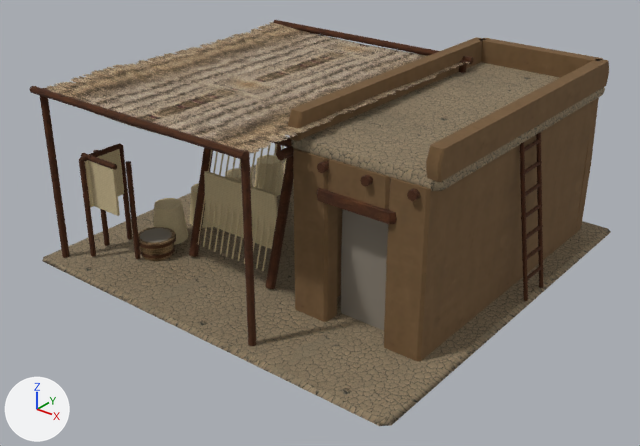
The glTF model assets/3d/sumer-buildings/weaver.glb: old version first, new version second.
Rendered twice from a 50 mm lens placed at (6.33, -8.23, 5.36), pointed at (0.06, -0.39, 0.5). The axes (+X, +Y, +Z) are drawn at lower left. The lights are the same throughout. The first picture is the older version. Vertices at exactly the same position are counted once.

Names of what the first picture shows: 'weaver-0', 'weaver-1', 'weaver-2', 'weaver-3', 'weaver-5', 'weaver-6', 'weaver-7', 'weaver-8'.
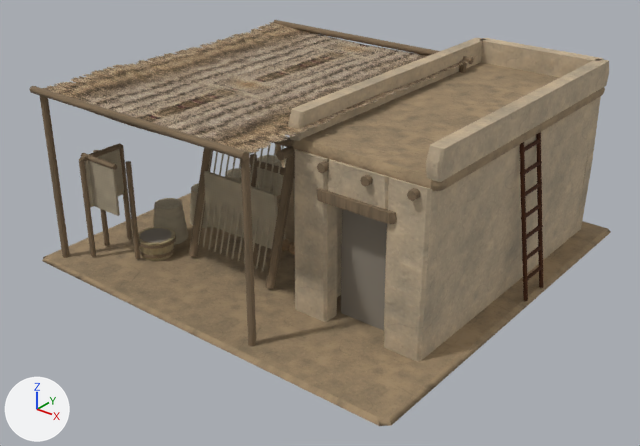
Boxes (x1, y1, x2, y2) around the edits, measured in the pictures (640 x 446 px; the box of a moved part takes in the faces that stretch with it):
'weaver-1', recoloured (lighter)
    both: (288, 38, 609, 361)
'weaver-0', recoloured
    both: (42, 62, 611, 426)
'weaver-7', recoloured (lighter)
    both: (138, 227, 175, 261)
'workshop-weaver-courtyard-raw', added (mostly hidden)
    after: (282, 238, 295, 255)
part 1 of me_mesh_3, added
    after: (250, 154, 260, 267)
part 2 of me_mesh_3, added (mostly hidden)
    after: (254, 160, 295, 179)
part 3 of me_mesh_3, recoloured
    both: (29, 20, 474, 346)
part 4 of me_mesh_6, added
    after: (293, 179, 295, 243)
part 5 of me_mesh_6, recoloured
    before: (85, 144, 294, 269)
    after: (85, 144, 287, 269)
part 6 of me_mesh_8, moved or reshaped
    both: (519, 132, 543, 301)

Patch to the scene script:
```diff
--- a/assets/3d/sumer-buildings/weaver.glb.py
+++ b/assets/3d/sumer-buildings/weaver.glb.py
@@ mat_courtyard_reed @@
+mat_courtyard_reed = bpy.data.materials.new('courtyard-reed')
+# colours: beige #b4a27b
+# uses the picture img_assets_3d_textures_courtyard_reed_color_jpg
+# uses the picture img_assets_3d_textures_courtyard_reed_normal_jpg
@@ mat_courtyard_cloth @@
+mat_courtyard_cloth = bpy.data.materials.new('courtyard-cloth')
+# colours: beige #b9ac91
+# uses the picture img_assets_3d_textures_courtyard_cloth_color_jpg
+# uses the picture img_assets_3d_textures_courtyard_cloth_normal_jpg
@@ mat_courtyard_wood @@
+mat_courtyard_wood = bpy.data.materials.new('courtyard-wood')
+# colours: brown #8a755b
+# uses the picture img_assets_3d_textures_courtyard_wood_color_jpg
+# uses the picture img_assets_3d_textures_courtyard_wood_normal_jpg
@@ mat_courtyard_plaster @@
+mat_courtyard_plaster = bpy.data.materials.new('courtyard-plaster')
+# colours: beige #ccb79a
+# uses the picture img_assets_3d_textures_courtyard_plaster_color_jpg
+# uses the picture img_assets_3d_textures_courtyard_plaster_normal_jpg
@@ mat_courtyard_earth @@
+mat_courtyard_earth = bpy.data.materials.new('courtyard-earth')
+# colours: beige #a58d6e
+# uses the picture img_assets_3d_textures_courtyard_earth_color_jpg
+# uses the picture img_assets_3d_textures_courtyard_earth_normal_jpg
@@ mat_courtyard_raw @@
+mat_courtyard_raw = bpy.data.materials.new('courtyard-raw')
+# colours: brown #ab8b68
+# uses the picture img_assets_3d_textures_courtyard_plaster_color_jpg
+# uses the picture img_assets_3d_textures_courtyard_plaster_normal_jpg
@@ me_mesh_0 @@
 me_mesh_0.from_pydata(...)  # 48 vertices, 88 faces; spans x -2.69..2.69, y -2.69..2.69, z 0.0..2.11
-me_mesh_0.materials.append(mat_alluvial_earth)
+me_mesh_0.materials.append(mat_courtyard_earth)
@@ me_mesh_1 @@
-me_mesh_1.from_pydata(...)  # 216 vertices, 396 faces; spans x 0.57..2.43, y -1.62..2.42, z 0.0..2.4
-me_mesh_1.materials.append(mat_warm_clay_plaster)
+me_mesh_1.from_pydata(...)  # 216 vertices, 396 faces; spans x 0.57..2.43, y -1.63..2.43, z 0.0..2.4
+# edits to the shape of me_mesh_1 do not show in these pictures
+me_mesh_1.materials.append(mat_courtyard_plaster)
@@ me_mesh_3 @@
-me_mesh_3.from_pydata(...)  # 466 vertices, 836 faces; spans x -2.52..2.25, y -2.56..2.48, z 0.0..2.29
+me_mesh_3.from_pydata(...)  # 556 vertices, 996 faces; spans x -2.52..2.25, y -2.56..2.48, z 0.0..2.29
+# me_mesh_3 part 1: a new loose piece of 18 vertices spanning x -0.53..-0.34, y -1.16..-0.94, z 0.04..1.46, in mat_courtyard_wood
+# me_mesh_3 part 2: a new loose piece of 18 vertices spanning x -0.57..0.55, y -1.03..-0.93, z 1.32..1.43, in mat_courtyard_wood
+# me_mesh_3 part 3: 836 faces spanning x -2.52..2.25, y -2.56..2.48, z 0.0..2.29 switch from mat_worn_timber to mat_courtyard_wood
+# other edits to the shape of me_mesh_3 do not show in these pictures
@@ me_mesh_6 @@
-me_mesh_6.from_pydata(...)  # 642 vertices, 1144 faces; spans x -2.21..0.31, y -2.21..1.64, z 0.02..1.7
+me_mesh_6.from_pydata(...)  # 732 vertices, 1304 faces; spans x -2.21..0.32, y -2.21..1.64, z 0.02..1.7
+# me_mesh_6 part 4: a new loose piece, an 8-sided cut cone along z (radius 0.011 at the low end, 0.012 at the high end) spanning x 0.131..0.154, y -0.987..-0.963, z 0.47..1.38, in mat_courtyard_cloth
+# me_mesh_6 part 5: 1144 faces spanning x -2.21..0.31, y -2.21..1.64, z 0.02..1.7 switch from mat_woven_linen to mat_courtyard_cloth
+# other edits to the shape of me_mesh_6 do not show in these pictures
@@ me_mesh_7 @@
 me_mesh_7.from_pydata(...)  # 26 vertices, 48 faces; spans x -1.83..-1.33, y -1.92..-1.42, z 0.05..0.31
-me_mesh_7.materials.append(mat_reed_mat)
+me_mesh_7.materials.append(mat_courtyard_reed)
@@ me_mesh_8 @@
 # used by ob_weaver_8; location = (2.34, 0.4, 0.0); rotation_euler = (0.0, -3.142, 0.0), in degrees (0, -180, 0); scale = (1.0, 1.0, -1.0)
-me_mesh_8.from_pydata(...)  # 140 vertices, 240 faces; spans x -0.33..0.03, y -0.22..0.22, z 0.06..2.28
+me_mesh_8.from_pydata(...)  # 140 vertices, 240 faces; spans x 2.31..2.67, y 0.18..0.63, z 0.06..2.28
+# me_mesh_8 part 6: the whole mesh is mirrored in x about its middle, then moved by (2.64, 0.4, 0.0)
 me_mesh_8.materials.append(mat_worn_timber)
@@ ob_weaver_8 @@
 ob_weaver_8 = bpy.data.objects.new('weaver-8', me_mesh_8)
-ob_weaver_8.location = (2.34, 0.4, 0.0)
-ob_weaver_8.rotation_euler = (0.0, -3.142, 0.0)  # degrees (0, -180, 0)
-ob_weaver_8.scale = (1.0, 1.0, -1.0)
+ob_weaver_8.location = (0.0, 0.0, 0.0)
@@ ob_workshop_weaver_courtyard_raw @@
+ob_workshop_weaver_courtyard_raw = bpy.data.objects.new('workshop-weaver-courtyard-raw', me_mesh_8_1)  # 160 vertices, 240 faces; spans x -0.468..0.378, y -1.053..-0.887, z 0.32..0.48
+ob_workshop_weaver_courtyard_raw.location = (0.0, 0.0, 0.0)
```
